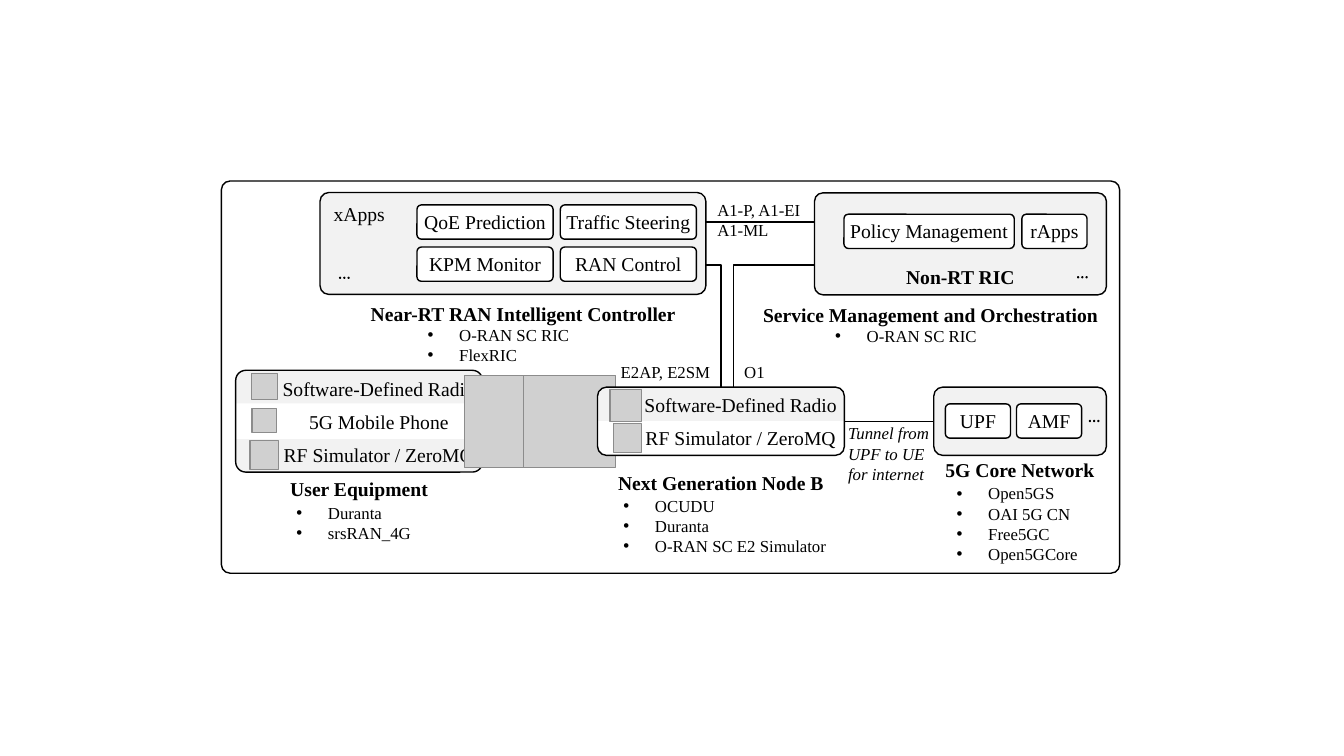
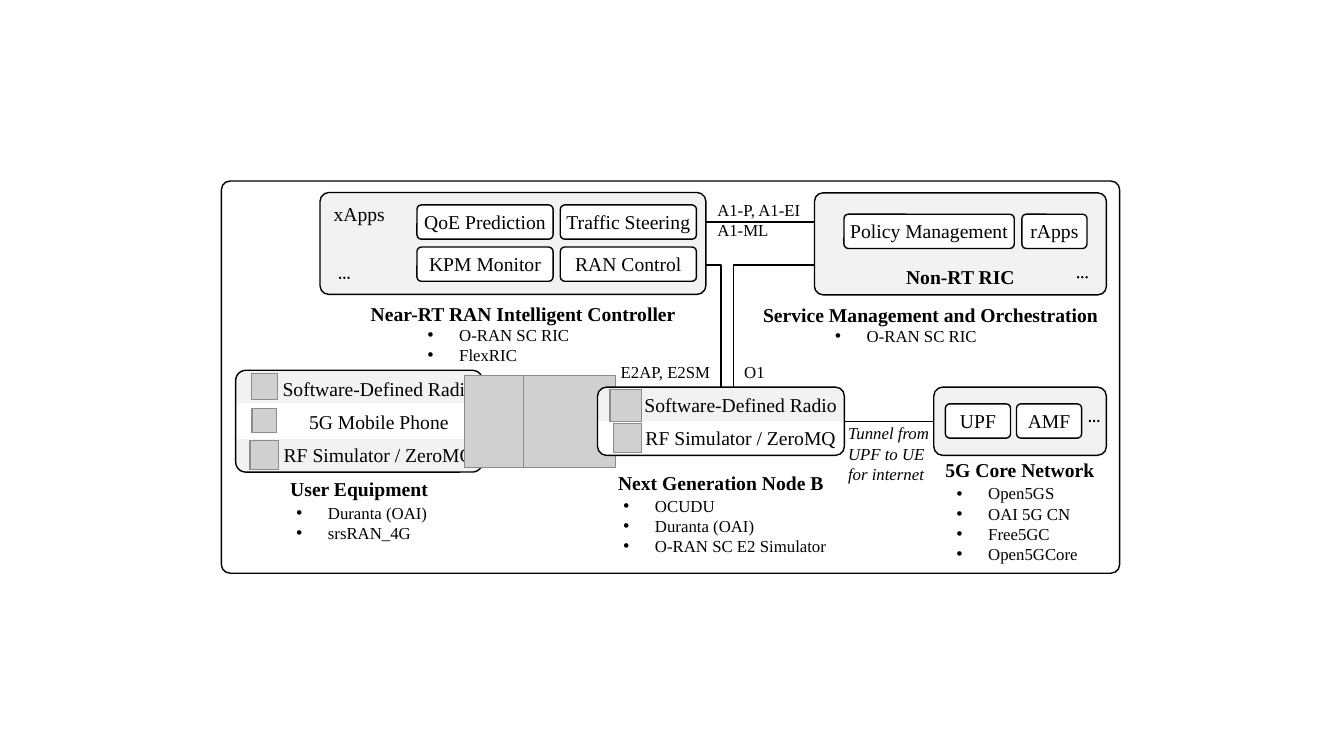
Before and after one commit to usnistgov/O-RAN-Testbed-Automation, a slide deck: slide 1 of RAN_Intelligent_Controllers/research/Diagrams.pptx. Drawn at 1344x756 pixels with LibreOffice and Linux fonts; fonts in the diff are those of the drawing; grey boxes stand for pictures. Boxes give left, top, right and bottom in pixels: in the first picture for what was removed or moved away, otherwise in the second. Text is boxed around its words. In the diff, an @@ line names an element or a change of style, - is before the commit and + after.

Commit message:
Update diagrams and initial references of "Duranta" to "Duranta (OAI)"

```diff
--- a/RAN_Intelligent_Controllers/research/Diagrams.pptx
+++ b/RAN_Intelligent_Controllers/research/Diagrams.pptx
@@ text at (x1=328, y1=507, x2=427, y2=523): text changed @@
-• Duranta
+• Duranta (OAI)
@@ text at (x1=655, y1=520, x2=754, y2=536): text changed @@
-• Duranta
+• Duranta (OAI)
```
Also in this commit, not shown: 1 other slide changed, 3 other files.
